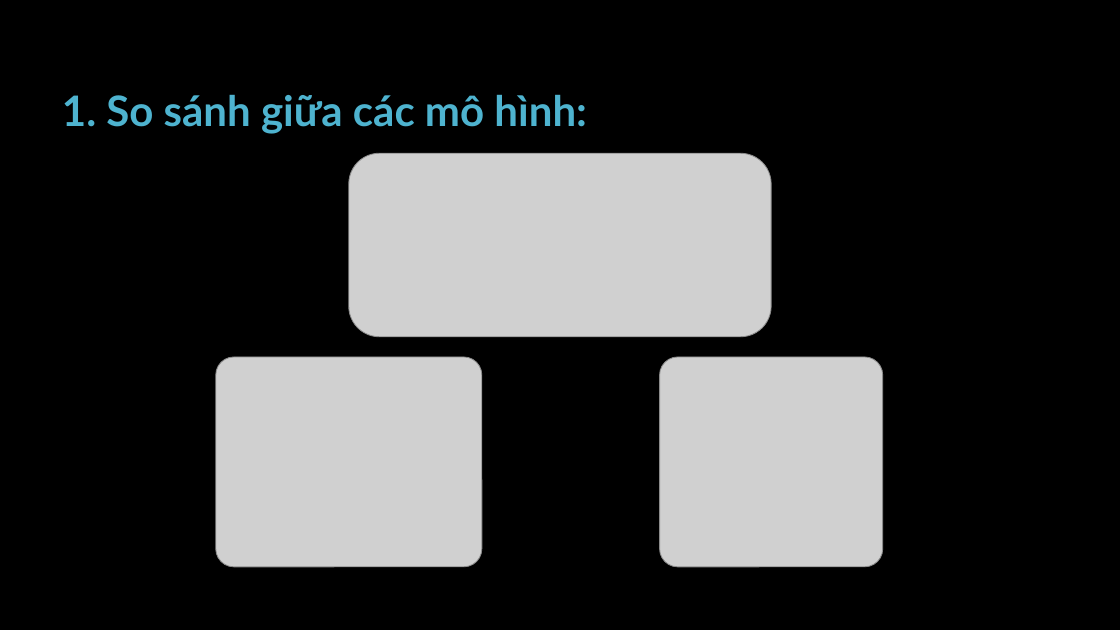
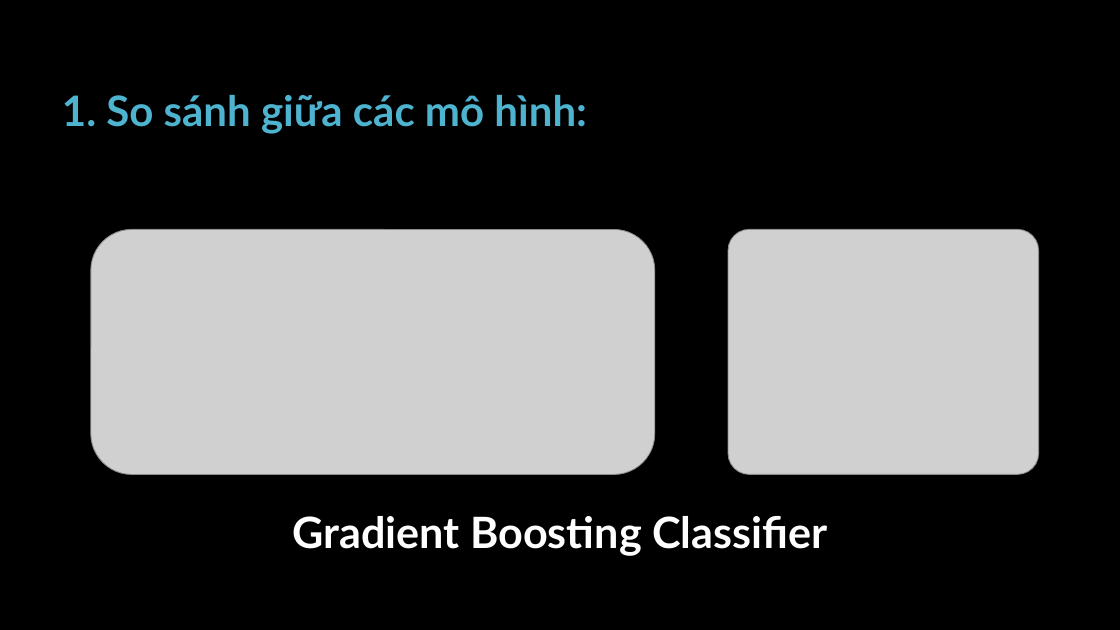
Before and after one commit to pisceskibo/CreditCardApprovalPrediction, a slide deck: slide 34 of references/ApplicationOfEnsembleLearningInBankCreditCardRiskModeling.pptx. Drawn at 1120x630 pixels with LibreOffice and Linux fonts; fonts in the diff are those of the drawing; grey boxes stand for pictures; background and template pictures are left out. Boxes give left, top, right and bottom in pixels: in the first picture for what was removed or moved away, otherwise in the second. Text is boxed around its words. In the diff, an @@ line names an element or a change of style, - is before the commit and + after.

```diff
--- a/references/ApplicationOfEnsembleLearningInBankCreditCardRiskModeling.pptx
+++ b/references/ApplicationOfEnsembleLearningInBankCreditCardRiskModeling.pptx
@@ picture: place and size @@
-picture at (349,153,771,336)
+picture at (91,229,655,475)
@@ picture: place and size @@
-picture at (216,357,482,567)
+picture at (728,229,1038,475)
@@ picture removed at (660,357,883,567) @@
@@ text added at (293,516,827,556), 37 pt, text #FFFFFF, bold @@
+Gradient Boosting Classifier
```
Also in this commit, not shown: 18 other slides changed, 1 slide added.
